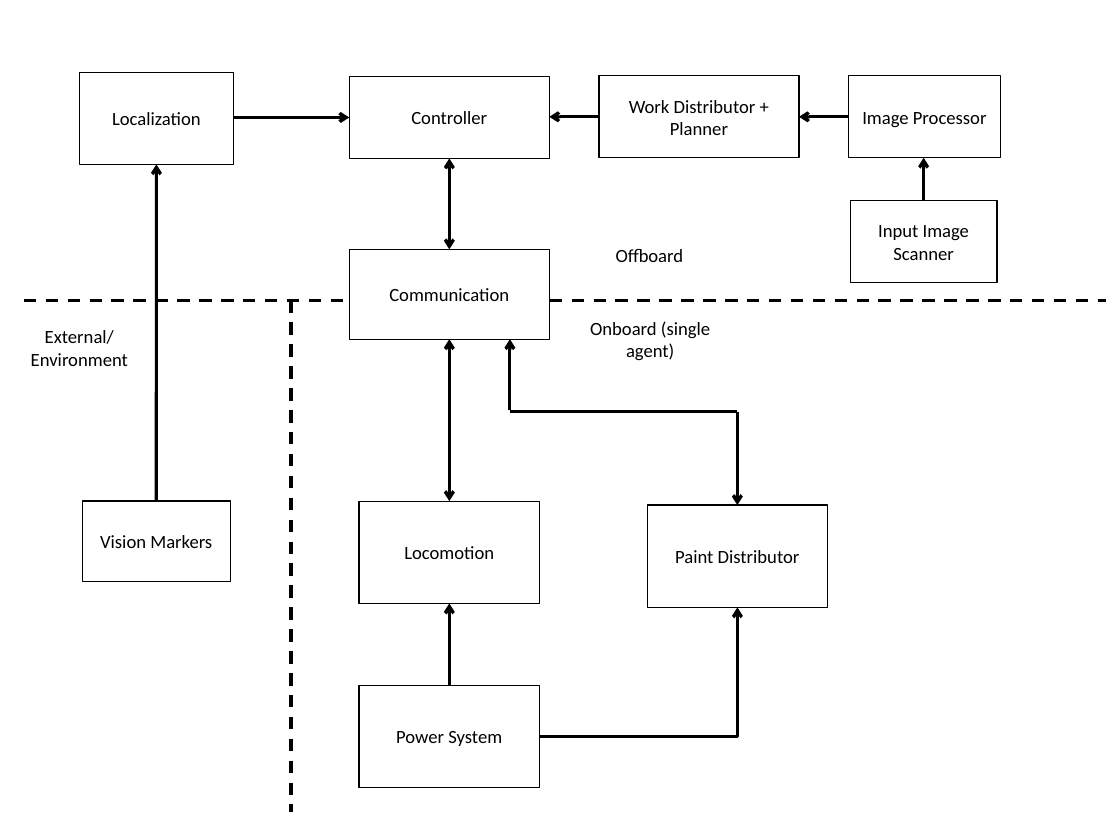
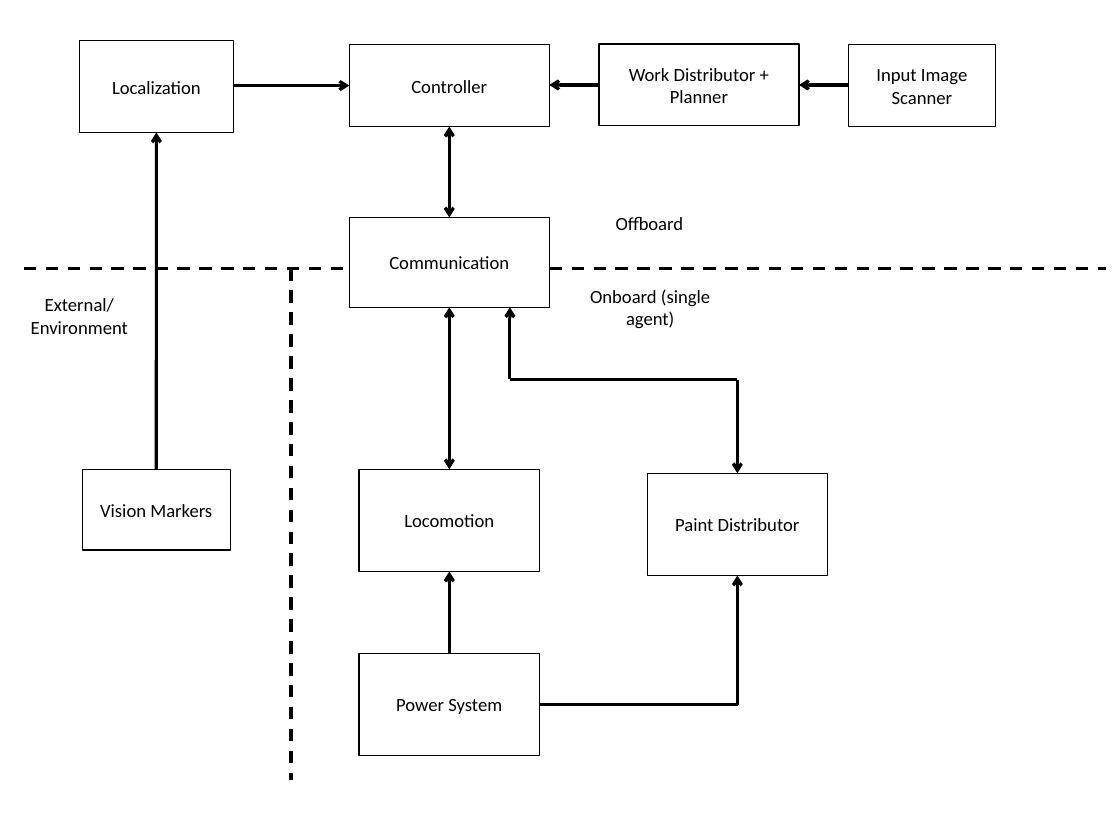
Before and after one commit to rachelholladay/robotics_capstone, a slide deck: slide 1 of documentation/detail_design/figs/systems_diagram.pptx. Drawn at 1120x840 pixels with LibreOffice and Linux fonts; fonts in the diff are those of the drawing. Boxes give left, top, right and bottom in pixels: in the first picture for what was removed or moved away, otherwise in the second. Text is boxed around its words. In the diff, an @@ line names an element or a change of style, - is before the commit and + after.

```diff
--- a/documentation/detail_design/figs/systems_diagram.pptx
+++ b/documentation/detail_design/figs/systems_diagram.pptx
@@ rectangle "Input Image Scanner": place and size @@
-rectangle "Input Image Scanner" at (850,200,997,282)
+rectangle "Input Image Scanner" at (849,45,996,127)
@@ rectangle removed at (849,76,1001,158) @@
-Image Processor
@@ 3 arrows, 2 rectangles, 1 text: place and size @@
-3 arrows, 2 rectangles, 1 text at (80,73,684,685)
+3 arrows, 2 rectangles, 1 text at (80,40,684,653)
@@ arrow removed from (924, 200) to (924, 158) @@
@@ 6 rectangles, 4 arrows, 3 lines, 2 texts, 2 double arrows, 1 elbow arrow: place and size @@
-6 rectangles, 4 arrows, 3 lines, 2 texts, 2 double arrows, 1 elbow arrow at (24,76,1107,812)
+6 rectangles, 4 arrows, 3 lines, 2 texts, 2 double arrows, 1 elbow arrow at (24,44,1107,781)
```
Also in this commit, not shown: 5 other files.
